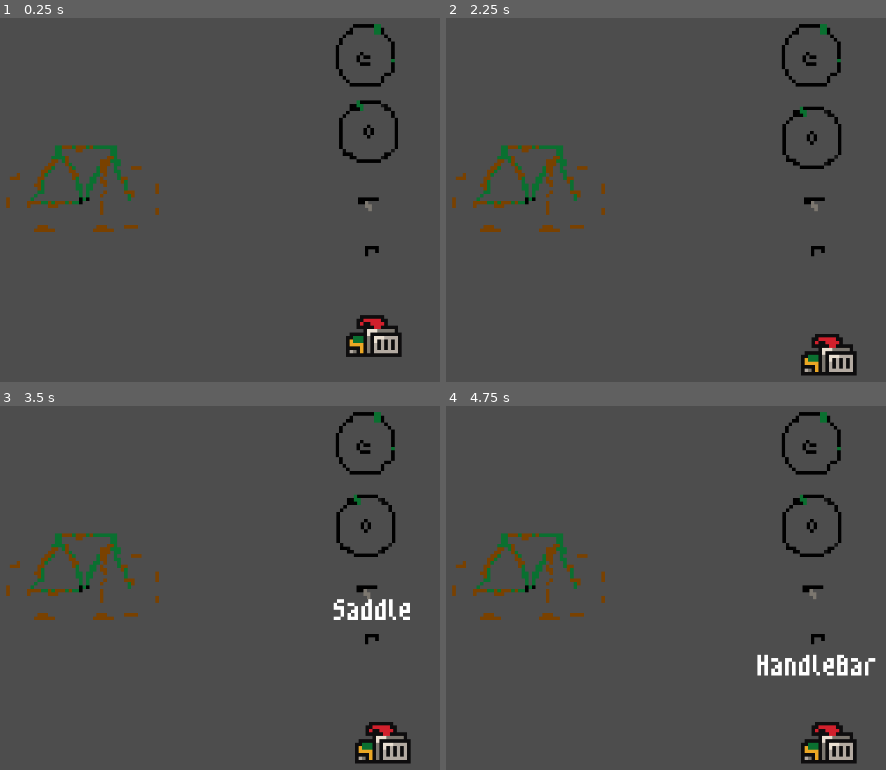
Above: before the commit, frames 1-4 (two rows, left to right).
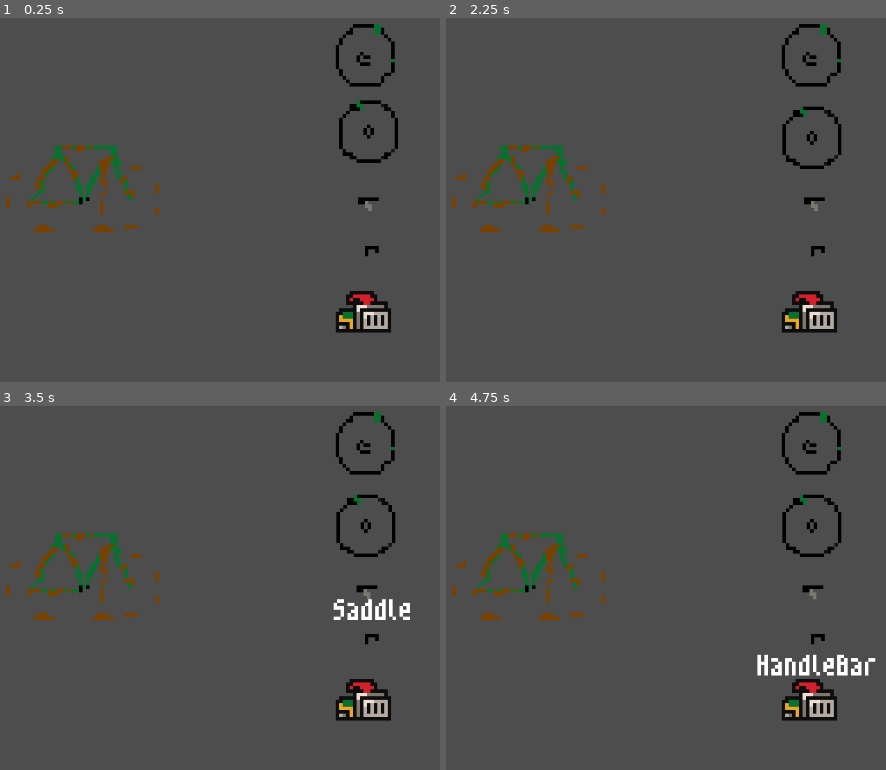
Above: after the commit, the same moments.

Repository: javierrcalvete/bikeShop
Game: Godot game, scene res://scenes/game.tscn
The game is run twice, just before and just after one commit, with the same random seed, the same clock (stepped at 60 frames per second) and the same inputs.
Inputs (mouse positions are in pixels of both pictures, inside the frame that each line leads up to):
- Up to frame 1 (0.25 s): no input
- Up to frame 2 (2.25 s): tap Enter at 0.5, 2 s; move the mouse to (529, 189) at 0.52 s; click (529, 189) at 0.6 s; tap Space at 1.25 s; move the mouse to (811, 130) at 1.27 s; click (811, 130) at 1.35 s; move the mouse to (820, 334) at 2.02 s; click (820, 334) at 2.1 s
- Up to frame 3 (3.5 s): tap Space at 2.75 s; move the mouse to (369, 591) at 2.77 s; click (369, 591) at 2.85 s
- Up to frame 4 (4.75 s): tap Enter at 3.5 s; move the mouse to (811, 442) at 3.52 s; click (811, 442) at 3.6 s; tap Space at 4.25 s; move the mouse to (820, 638) at 4.27 s; click (820, 638) at 4.35 s

The runs differ from the first frame. In frame 1, 2.0% of the frame differs, in the area x 76-92%, y 75-94%; in frame 2, 2.4%, in the area x 76-94%, y 75-99%; in frame 3, 2.4%; in frame 4, 2.4%.

Commit message:
added grontWheel drop zones/color zones

Diff:
--- a/scenes/bike.tscn
+++ b/scenes/bike.tscn
@@ -23,7 +23,7 @@
 size = Vector2(400000, 300001)
 
 [sub_resource type="CircleShape2D" id="CircleShape2D_dil7e"]
-radius = 0.0
+radius = 4.0
 
 [sub_resource type="CircleShape2D" id="CircleShape2D_dxcfi"]
 radius = 0.0
@@ -55,6 +55,11 @@
 [node name="FrontWheelCollision" type="CollisionShape2D" parent="FrontWheelArea2D"]
 shape = SubResource("CircleShape2D_dil7e")
 
+[node name="Polygon2D" type="Polygon2D" parent="FrontWheelArea2D"]
+position = Vector2(2, 2)
+color = Color(1, 1, 0, 0.439216)
+polygon = PackedVector2Array(-2, -7, -6, -2, -2, 3, 2, -2)
+
 [node name="BackWheelArea2D2" type="Area2D" parent="."]
 position = Vector2(-15, 2)
 
--- a/scenes/limpiador.tscn
+++ b/scenes/limpiador.tscn
@@ -25,11 +25,11 @@
 script = ExtResource("1_1eboi")
 
 [node name="AnimatedSprite2D" type="AnimatedSprite2D" parent="."]
+position = Vector2(-3, -7)
 sprite_frames = SubResource("SpriteFrames_13f3f")
 frame_progress = 0.913967
 
 [node name="CollisionShape2D" type="CollisionShape2D" parent="."]
-position = Vector2(3, 6)
 shape = SubResource("RectangleShape2D_tm4i8")
 
 [connection signal="area_entered" from="." to="." method="_on_area_entered"]
--- a/scenes/wheel_front.tscn
+++ b/scenes/wheel_front.tscn
@@ -41,6 +41,7 @@
 text = "frontWheel"
 
 [connection signal="area_entered" from="." to="." method="_on_area_entered"]
+[connection signal="area_exited" from="." to="." method="_on_area_exited"]
 [connection signal="area_shape_entered" from="." to="." method="_on_area_shape_entered"]
 [connection signal="area_shape_exited" from="." to="." method="_on_area_shape_exited"]
 [connection signal="input_event" from="." to="." method="_on_input_event"]
--- a/scripts/bike.gd
+++ b/scripts/bike.gd
@@ -2,7 +2,7 @@
 @onready var game_manager = %GameManager
 @onready var handleBar_area = $HandleBarArea2D
 @onready var saddle_area = $SaddleBikeArea2D
-
+@onready var frontWheel_area =$FrontWheelArea2D
 
 
 # Called when the node enters the scene tree for the first time.
@@ -14,6 +14,7 @@
 func _process(delta):
 	handleBar_area.visible = false
 	saddle_area.visible = false
+	frontWheel_area.visible = false
 	if game_manager.is_mouse_busy:
 # when bikepart grabbed show where to put it with area
 		print(game_manager.name_bikePart_grabbed)
@@ -22,3 +23,5 @@
 				handleBar_area.visible = true
 			'Saddle':
 				saddle_area.visible = true
+			'WheelFront':
+				frontWheel_area.visible = true
--- a/scripts/wheel_front.gd
+++ b/scripts/wheel_front.gd
@@ -1,9 +1,12 @@
 extends Area2D
 @onready var game_manager = %GameManager
+#@onready var polygon2d = $HandleBarArea2D/Polygon2D
 
 var wheel_in_position = false
 
 var selected = false
+
+
 
 func _ready():
 	$Label.hide()
@@ -16,6 +19,8 @@
 
 		selected = true
 		game_manager.is_mouse_busy = true
+		game_manager.name_bikePart_grabbed = self.name
+		#print(game_manager.name_bikePart_grabbed)
 
 
 # lerp agarra 2 valores y lo interpola con la velocidad del 3 valor
@@ -29,12 +34,15 @@
 		if event.button_index == MOUSE_BUTTON_LEFT and not event.pressed:
 			selected = false
 			game_manager.is_mouse_busy = false
+			if wheel_in_position:
+				call_for_score()
+				self.process_mode = Node.PROCESS_MODE_DISABLED #makes the handlebar not clickleabale
 
-func release_left_mouse_button():
-	var a = InputEventMouseButton.new()
-	a.set_button_index(1)
-	a.set_pressed(false)
-	Input.parse_input_event(a)
+#func release_left_mouse_button():
+	#var a = InputEventMouseButton.new()
+	#a.set_button_index(1)
+	#a.set_pressed(false)
+	#Input.parse_input_event(a)
 
 
 func _on_mouse_entered():
@@ -44,16 +52,26 @@
 func _on_mouse_exited():
 	$Label.hide()
 
+func call_for_score():
+	#if wheel_in_position and game_manager.is_mouse_busy ==false :
+		game_manager.add_score()
 
 # makes saddle stay in place on the bike
 func _on_area_entered(area):
-	print(area.name)
+
 
 	if area.name == "FrontWheelArea2D":
-		self.global_position = area.global_position #area of saddleBikeCollision on bike
+
+		#self.global_position = Vector2(10,-16)#area of saddleBikeCollision on bike
+		#release_left_mouse_button()
 		print(self.global_position)
 		wheel_in_position = true
-		release_left_mouse_button()
-		game_manager.add_score()
+		#call_for_score()
+
+		#game_manager.add_score()
 
 		#self.position=bike_saddle_area
+
+
+func _on_area_exited(area):
+	wheel_in_position = false
